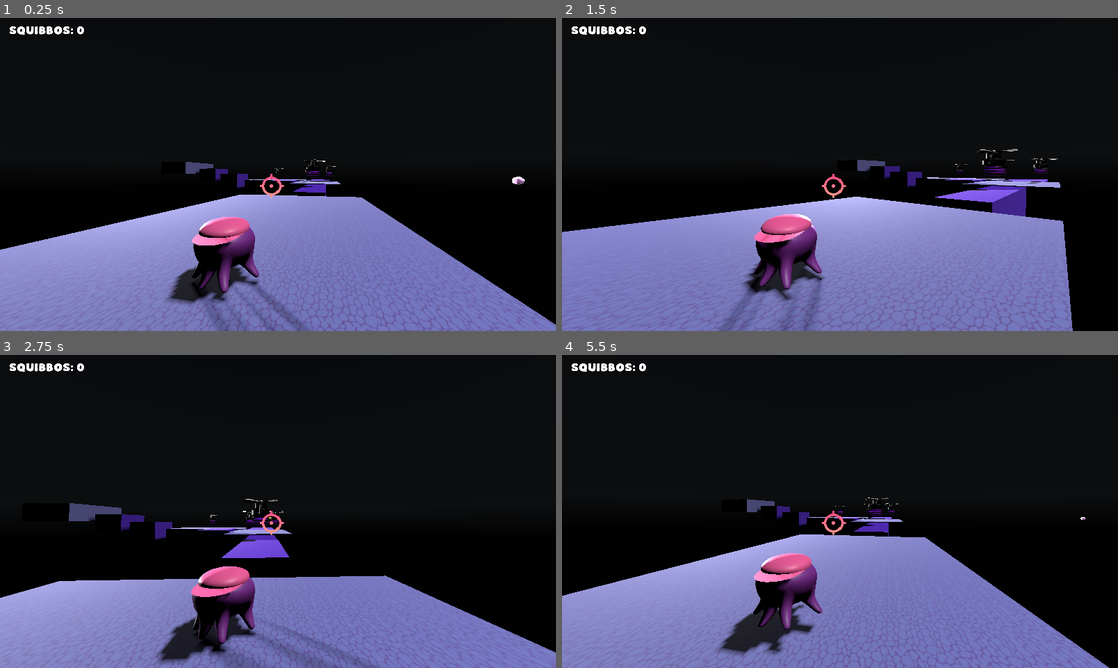
Above: before the commit, frames 1-4 (two rows, left to right).
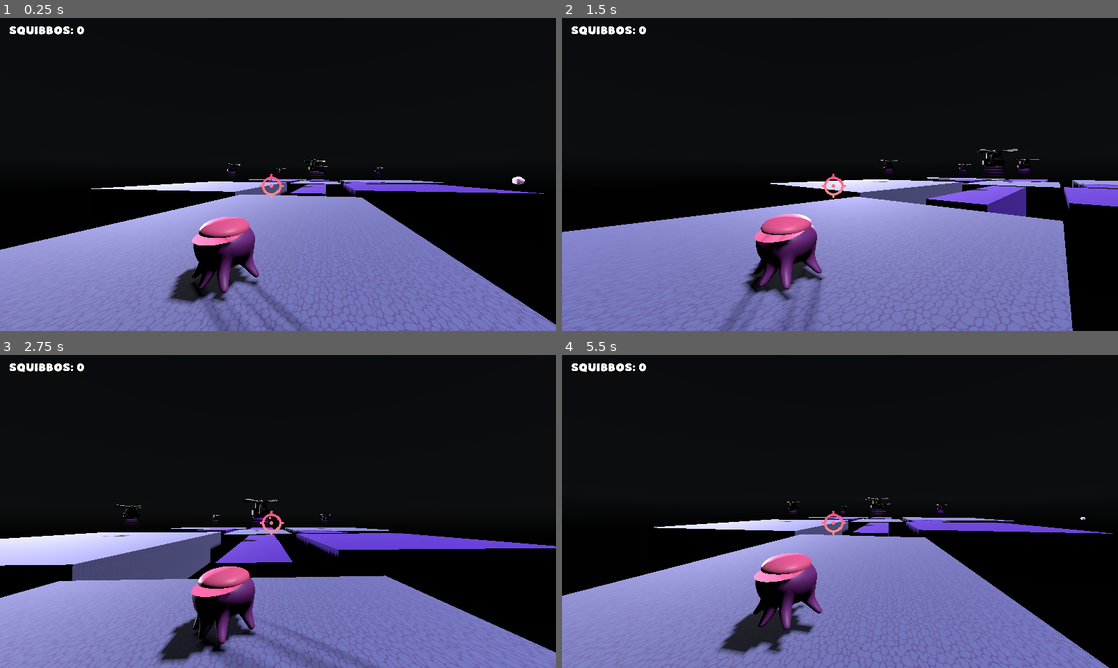
Above: after the commit, the same moments.

Repository: jackvon1221/first-3d-game
Game: Godot game, scene res://scenes/game.tscn
Two runs of this game, one before a commit and one after it. Both use one fixed random seed, a clock stepped at 60 frames per second and the inputs below. A sky picture missing from this copy of the repository is replaced by a grey-blue gradient.
Inputs (mouse positions are in pixels of both pictures, inside the frame that each line leads up to):
- Up to frame 1 (0.25 s): no input
- Up to frame 2 (1.5 s): move the mouse to (867, 174) at 0.52 s; hold W (move_forward) from 0.53 s (still down); click (867, 174) at 0.6 s; tap Space (jump) at 0.77 s; move the mouse to (812, 174) at 1.27 s; tap Shift (sprint) at 1.35 s
- Up to frame 3 (2.75 s): keep holding W (move_forward); tap Space (jump) at 1.52 s; move the mouse to (289, 505) at 2.02 s; click (289, 505) at 2.1 s
- Up to frame 4 (5.5 s): keep holding W (move_forward); move the mouse to (834, 517) at 2.77 s; tap Shift (sprint) at 2.85, 4.35 s; tap Space (jump) at 3.02, 3.77, 4.52 s; move the mouse to (878, 514) at 3.52 s; click (878, 514) at 3.6 s; move the mouse to (795, 508) at 4.27 s; move the mouse to (845, 511) at 5.02 s; click (845, 511) at 5.1 s

The runs differ from the first frame. In frame 1, 2.0% of the frame differs, in the area x 16-98%, y 46-57%; in frame 2, 2.7%; in frame 3, 7.9%, in the area x 0-100%, y 47-73%; in frame 4, 2.4%.

Commit message:
redesign

Diff:
--- a/scenes/game.tscn
+++ b/scenes/game.tscn
@@ -38,9 +38,9 @@
 script = ExtResource("1_gee14")
 
 [node name="CSGBox3D" type="CSGBox3D" parent="."]
-transform = Transform3D(1, 0, 0, 0, 1, 0, 0, 0, 1, 21.435677, -5.5999994, 39.12333)
+transform = Transform3D(1, 0, 0, 0, 1, 0, 0, 0, 1, 21.958672, -5.5999994, 39.12333)
 use_collision = true
-size = Vector3(17.947838, 10, 3.3143005)
+size = Vector3(19.264355, 10, 3.3143005)
 material = ExtResource("1_p57ef")
 
 [node name="CSGBox3D3" type="CSGBox3D" parent="."]
@@ -49,22 +49,22 @@
 size = Vector3(16.226221, 10, 6.3188286)
 material = ExtResource("1_p57ef")
 
-[node name="CSGBox3D4" type="CSGBox3D" parent="."]
-transform = Transform3D(1, 0, 0, 0, 1, 0, 0, 0, 1, -18.61125, -1.1035128, 70.211365)
+[node name="CSGBox3D6" type="CSGBox3D" parent="."]
+transform = Transform3D(1, 0, 0, 0, 1, 0, 0, 0, 1, -5.2314053, -2.7094007, 49.35709)
+use_collision = true
+size = Vector3(12.263135, 4.5117188, 6.3188286)
+material = ExtResource("1_p57ef")
+
+[node name="CSGBox3D8" type="CSGBox3D" parent="."]
+transform = Transform3D(1, 0, 0, 0, 1, 0, 0, 0, 1, 5.9057627, -2.7094007, 29.566418)
 use_collision = true
 size = Vector3(9.791651, 4.5117188, 6.3188286)
 material = ExtResource("1_p57ef")
 
-[node name="CSGBox3D6" type="CSGBox3D" parent="."]
-transform = Transform3D(1, 0, 0, 0, 1, 0, 0, 0, 1, -6.514718, -2.7094007, 49.35709)
+[node name="CSGBox3D7" type="CSGBox3D" parent="."]
+transform = Transform3D(1, 0, 0, 0, 1, 0, 0, 0, 1, 20.600105, -2.7094007, 26.881851)
 use_collision = true
-size = Vector3(9.791651, 4.5117188, 6.3188286)
-material = ExtResource("1_p57ef")
-
-[node name="CSGBox3D5" type="CSGBox3D" parent="."]
-transform = Transform3D(1, 0, 0, 0, 1, 0, 0, 0, 1, -18.61125, 0.87483597, 78.63779)
-use_collision = true
-size = Vector3(9.791651, 4.5117188, 6.3188286)
+size = Vector3(16.612621, 4.5117188, 15.178457)
 material = ExtResource("1_p57ef")
 
 [node name="CSGBox3D13" type="CSGBox3D" parent="."]
@@ -79,16 +79,22 @@
 size = Vector3(10.003555, 4, 16.935913)
 material = ExtResource("3_u5sy4")
 
-[node name="CSGBox3D16" type="CSGBox3D" parent="."]
-transform = Transform3D(-4.371139e-08, 0, -1, 0, 1, 0, 1, 0, -4.371139e-08, -16.908064, 3.322606, 88.33923)
-use_collision = true
-size = Vector3(10.003555, 4, 16.935913)
-material = ExtResource("3_u5sy4")
-
 [node name="CSGBox3D15" type="CSGBox3D" parent="."]
 transform = Transform3D(-4.371139e-08, 0, -1, 0, 1, 0, 1, 0, -4.371139e-08, -19.006207, -2.5999994, 54.448086)
 use_collision = true
 size = Vector3(19.763496, 4, 10.274078)
+material = ExtResource("3_u5sy4")
+
+[node name="CSGBox3D16" type="CSGBox3D" parent="."]
+transform = Transform3D(-4.371139e-08, 0, -1, 0, 1, 0, 1, 0, -4.371139e-08, 17.714554, -2.5999994, 56.428722)
+use_collision = true
+size = Vector3(19.763496, 4, 27.70579)
+material = ExtResource("3_u5sy4")
+
+[node name="CSGBox3D17" type="CSGBox3D" parent="."]
+transform = Transform3D(-4.371139e-08, 0, -1, 0, 1, 0, 1, 0, -4.371139e-08, -12.540087, -2.5999994, 22.08209)
+use_collision = true
+size = Vector3(21.336826, 4, 25.216267)
 material = ExtResource("3_u5sy4")
 
 [node name="Player" parent="." instance=ExtResource("3_p57ef")]
@@ -121,14 +127,17 @@
 [node name="MobSpawner3D3" parent="." instance=ExtResource("2_u5sy4")]
 transform = Transform3D(1, 0, 0, 0, 1, 0, 0, 0, 1, 21.058846, -1.6927261, 39.093555)
 
+[node name="MobSpawner3D4" parent="." instance=ExtResource("2_u5sy4")]
+transform = Transform3D(1, 0, 0, 0, 1, 0, 0, 0, 1, 13.524298, -1.6927261, 55.707546)
+
 [node name="MobSpawner3D5" parent="." instance=ExtResource("2_u5sy4")]
-transform = Transform3D(1, 0, 0, 0, 1, 0, 0, 0, 1, -0.07379913, -1.6927261, 41.730267)
+transform = Transform3D(1, 0, 0, 0, 1, 0, 0, 0, 1, -0.07379913, -1.6927261, 38.75024)
 
 [node name="MobSpawner3D7" parent="." instance=ExtResource("2_u5sy4")]
-transform = Transform3D(1, 0, 0, 0, 1, 0, 0, 0, 1, -18.603764, -1.6927261, 53.738342)
+transform = Transform3D(1, 0, 0, 0, 1, 0, 0, 0, 1, -18.603764, -1.6927261, 52.967358)
 
 [node name="MobSpawner3D6" parent="." instance=ExtResource("2_u5sy4")]
-transform = Transform3D(1, 0, 0, 0, 1, 0, 0, 0, 1, -0.07379913, -1.6927261, 36.792557)
+transform = Transform3D(1, 0, 0, 0, 1, 0, 0, 0, 1, -14.25525, -1.6927261, 22.756027)
 
 [node name="Label" type="Label" parent="."]
 unique_name_in_owner = true
